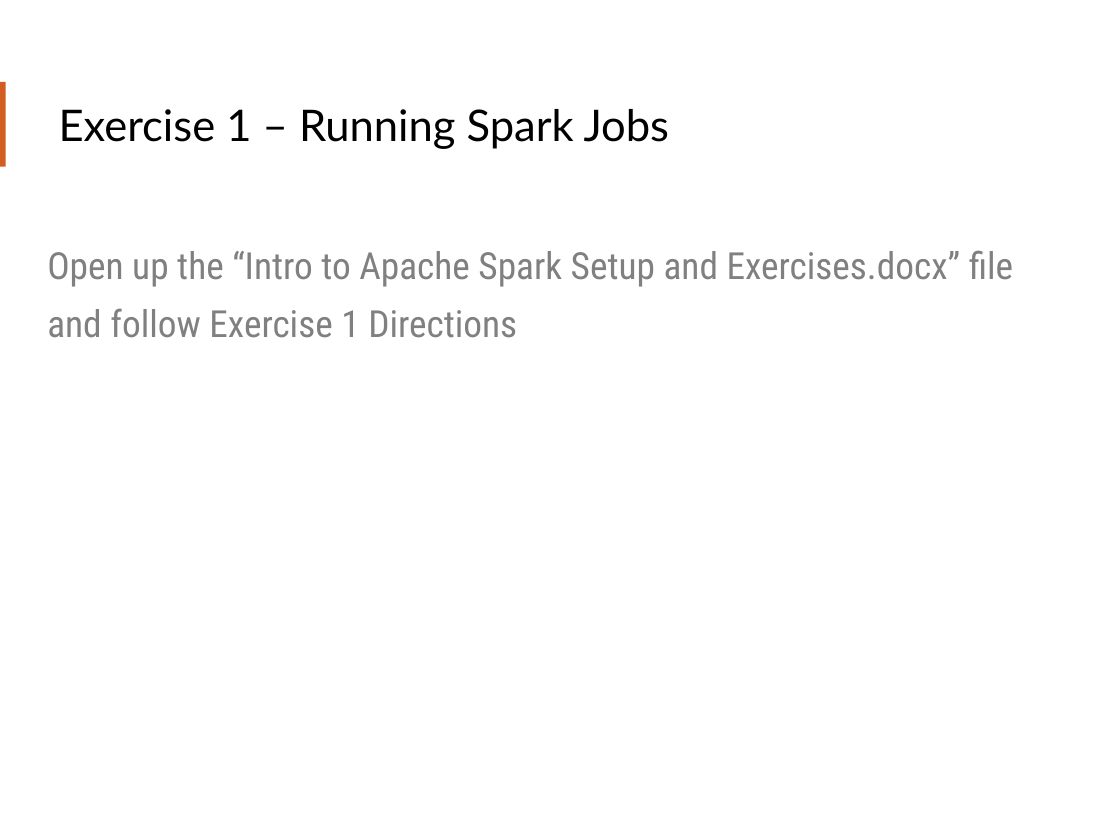
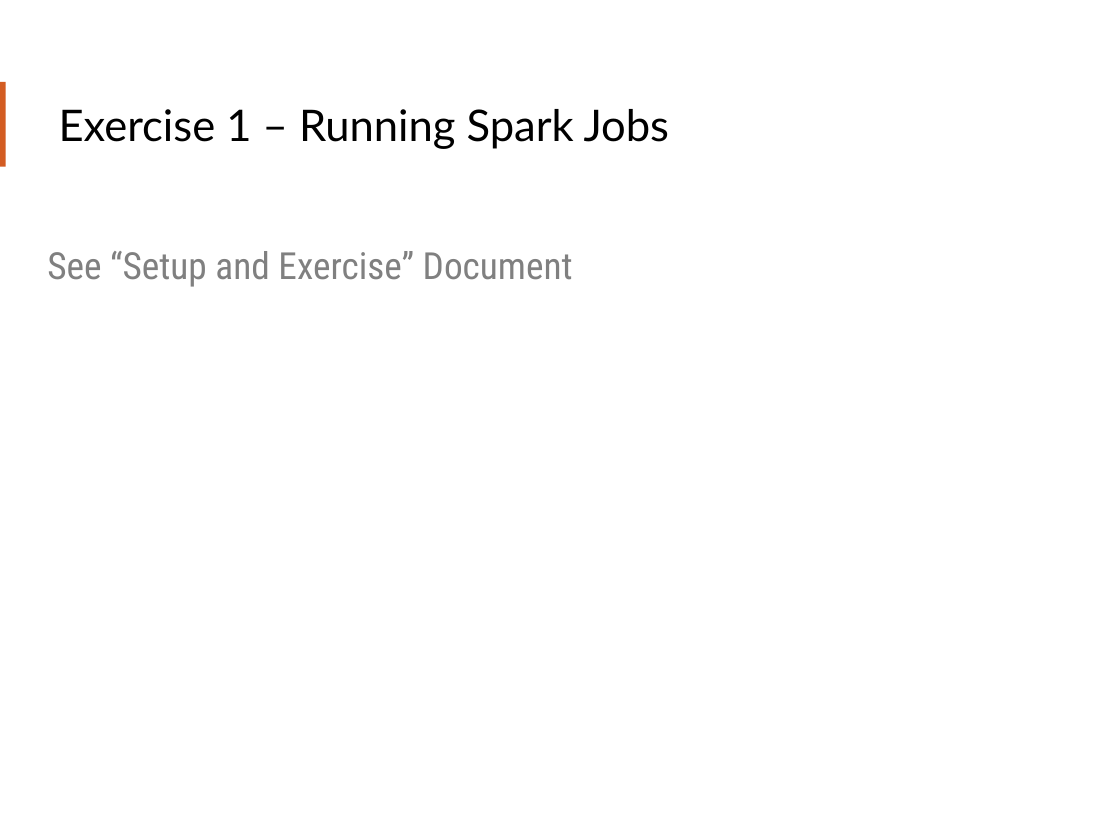
Before and after one commit to teamclairvoyant/intro-to-spark, a slide deck: slide 36 of Intro to Apache Spark Slides.pptx. Drawn at 1120x840 pixels with LibreOffice and Linux fonts; fonts in the diff are those of the drawing. Boxes give left, top, right and bottom in pixels: in the first picture for what was removed or moved away, otherwise in the second. Text is boxed around its words. In the diff, an @@ line names an element or a change of style, - is before the commit and + after.

```diff
--- a/Intro to Apache Spark Slides.pptx
+++ b/Intro to Apache Spark Slides.pptx
@@ text at (x1=47, y1=251, x2=573, y2=287): text changed @@
-Open up the “Intro to Apache Spark Setup and Exercises.docx” file and follow Exercise 1 Directions
+See “Setup and Exercise” Document
```
Also in this commit, not shown: 5 other slides changed, 12 other files.
